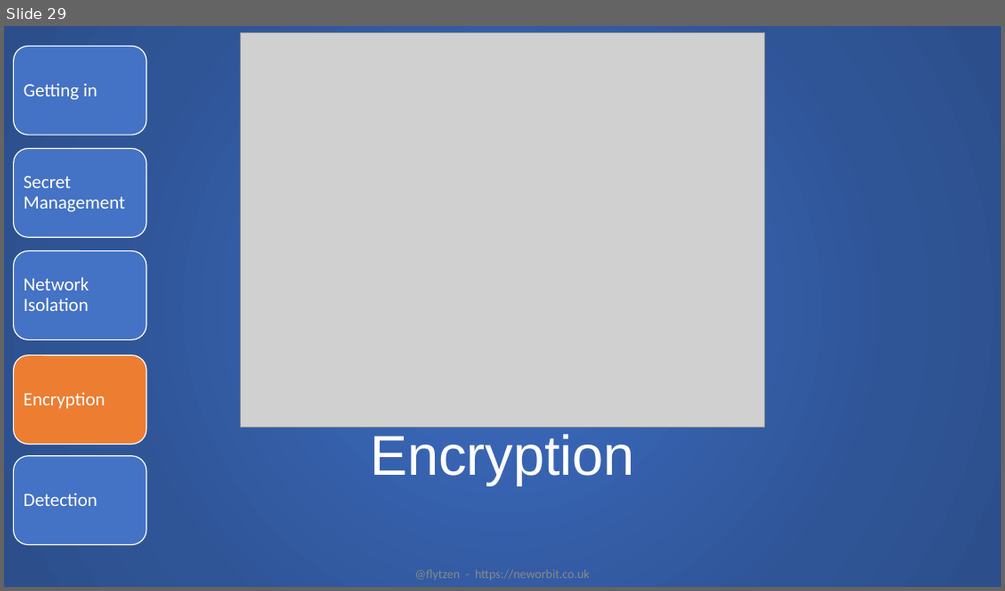
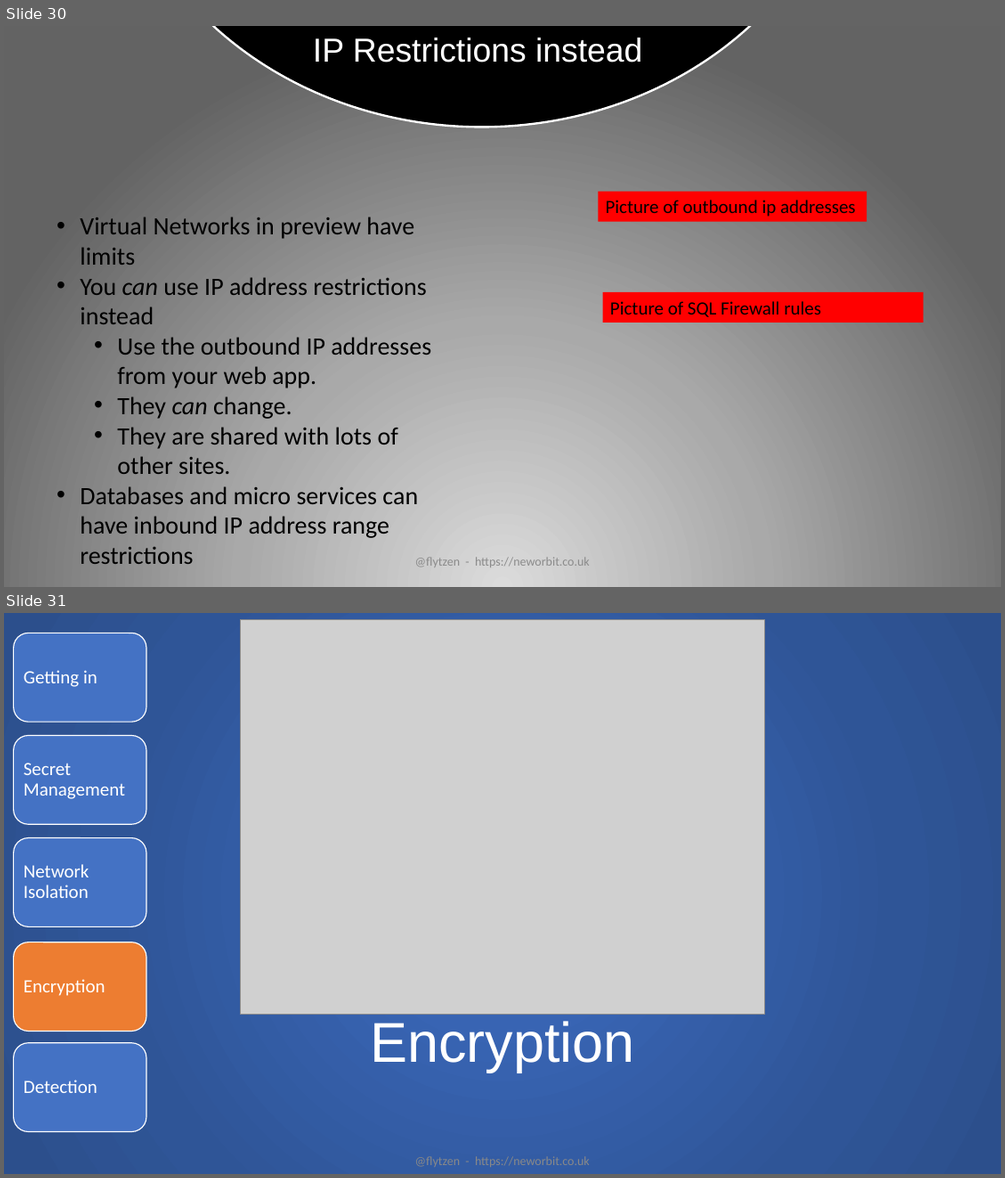
Before and after one commit to flytzen/SecurityTalk, a slide deck: Secure Your Web App Presentation.pptx. Shown one above the other, each under a label of ours: slide 29 before the commit, slides 30 and 31 after it. The pictures are 1005x591 and 1005x1178 pixels, drawn with LibreOffice and Linux fonts; fonts in the diff are those of the drawing; grey boxes stand for pictures; background and template pictures are left out. Boxes give left, top, right and bottom in pixels: in the first picture for what was removed or moved away, otherwise in the second. Text is boxed around its words. In the diff, an @@ line names an element or a change of style, - is before the commit and + after.

```diff
--- a/Secure Your Web App Presentation.pptx
+++ b/Secure Your Web App Presentation.pptx
@@ slide 30 added at (4, 26, 1001, 587), background gradient #DBDBDB to #AAAAAA to #636363 @@
@@ pie slice (boxed as its full ellipse) added at (110, 26, 853, 127), fill #000000, outline #FFFFFF 2 pt @@
@@ title added at (313, 38, 642, 62), 32 pt, text #FFFFFF @@
+IP Restrictions instead
@@ rectangle added at (598, 192, 866, 221), fill #FF0000, 18 pt, text #000000 @@
+Picture of outbound ip addresses
@@ text added at (80, 216, 431, 564), 24 pt, text #000000 @@
+• Virtual Networks in preview have limits
+• You can use IP address restrictions instead
+  • Use the outbound IP addresses from your web app.
+  • They can change.
+  • They are shared with lots of other sites.
+• Databases and micro services can have inbound IP address range restrictions
@@ rectangle added at (603, 292, 923, 322), fill #FF0000, 18 pt, text #000000 @@
+Picture of SQL Firewall rules
@@ text added at (415, 556, 590, 567), 12 pt, text #8C8C8C @@
+@flytzen - https://neworbit.co.uk
@@ what was slide 29 is now slide 31 @@
```
Also in this commit, not shown: 4 slides changed, 1 other slide added.
